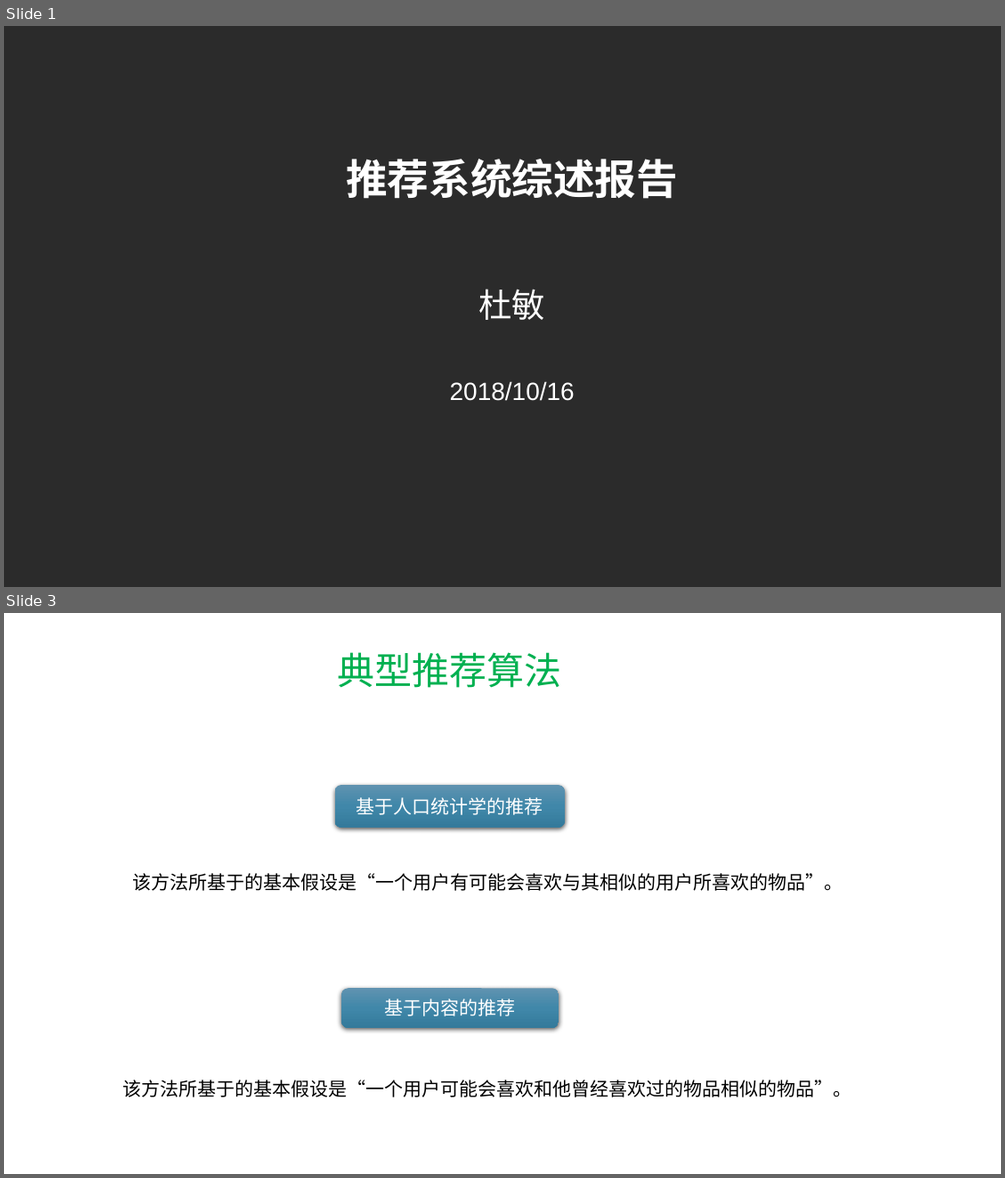
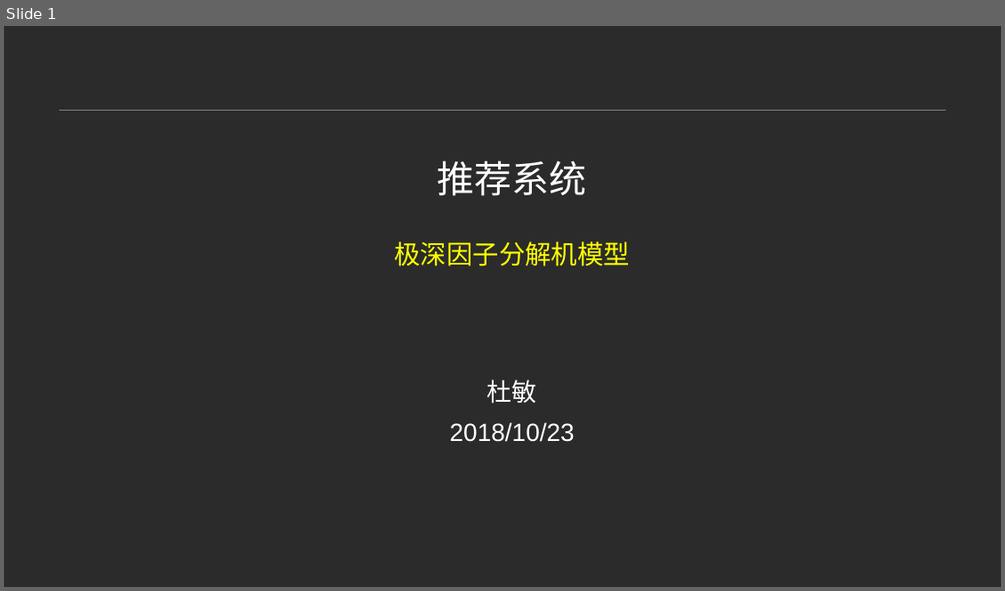
Before and after one commit to Leo-Yangren/RecommendationSystem, a slide deck: 小组会议.pptx. Shown one above the other, each under a label of ours: slides 1 and 3 before the commit, slide 1 after it; the slides between them are not shown. The pictures are 1005x1178 and 1005x591 pixels, drawn with LibreOffice and Linux fonts; fonts in the diff are those of the drawing; background and template pictures are left out; a plain dark background stands for a picture behind light text. Boxes give left, top, right and bottom in pixels: in the first picture for what was removed or moved away, otherwise in the second. Text is boxed around its words. In the diff, an @@ line names an element or a change of style, - is before the commit and + after.

```diff
--- a/小组会议.pptx
+++ b/小组会议.pptx
@@ slide 3 removed at (x1=4, y1=613, x2=1001, y2=1174), background #FFFFFF @@
@@ text removed at (x1=338, y1=652, x2=562, y2=688) @@
-典型推荐算法
@@ rounded rectangle removed at (x1=334, y1=785, x2=565, y2=827) @@
-基于人口统计学的推荐
@@ text removed at (x1=132, y1=873, x2=842, y2=891) @@
-该方法所基于的基本假设是“一个用户有可能会喜欢与其相似的用户所喜欢的物品”。
@@ rounded rectangle removed at (x1=342, y1=989, x2=558, y2=1028) @@
-基于内容的推荐
@@ text removed at (x1=123, y1=1079, x2=852, y2=1097) @@
-该方法所基于的基本假设是“一个用户可能会喜欢和他曾经喜欢过的物品相似的物品”。
@@ slide 1 changed as well @@
@@ line added from (58, 110) to (947, 110), #808080 0.25 pt @@
@@ title at (x1=394, y1=160, x2=630, y2=266): text changed; size 40 to 25.2 pt; text colour #FFFFFF to #FFFF00; bold off @@
-推荐系统综述报告
+推荐系统
+极深因子分解机模型
@@ text "杜敏" moved from (x1=478, y1=289, x2=545, y2=320) to (x1=487, y1=379, x2=537, y2=403) @@
@@ text "杜敏" at (x1=487, y1=379, x2=537, y2=403): size 32 to 24 pt @@
@@ text at (x1=450, y1=422, x2=574, y2=442): text changed @@
-2018/10/16
+2018/10/23
```
Also in this commit, not shown: 14 slides added, 17 other slides removed, 1 other file.
